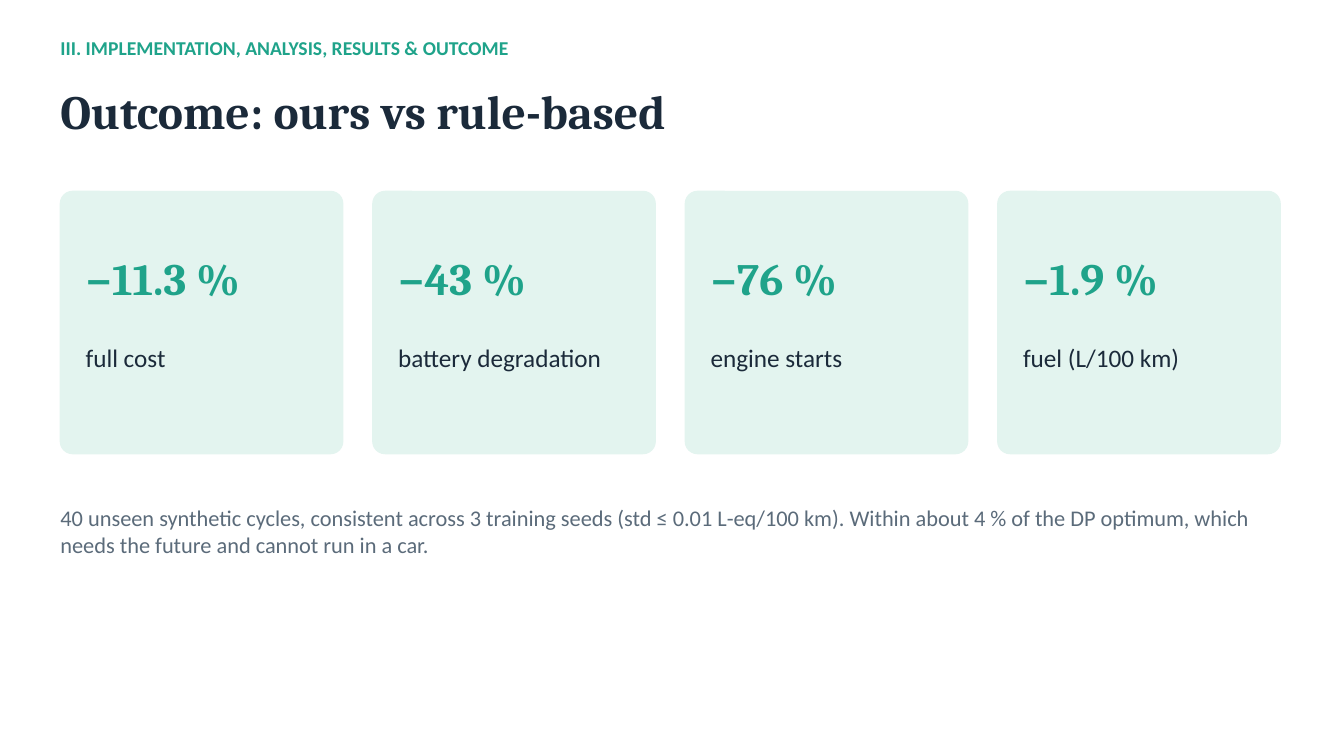
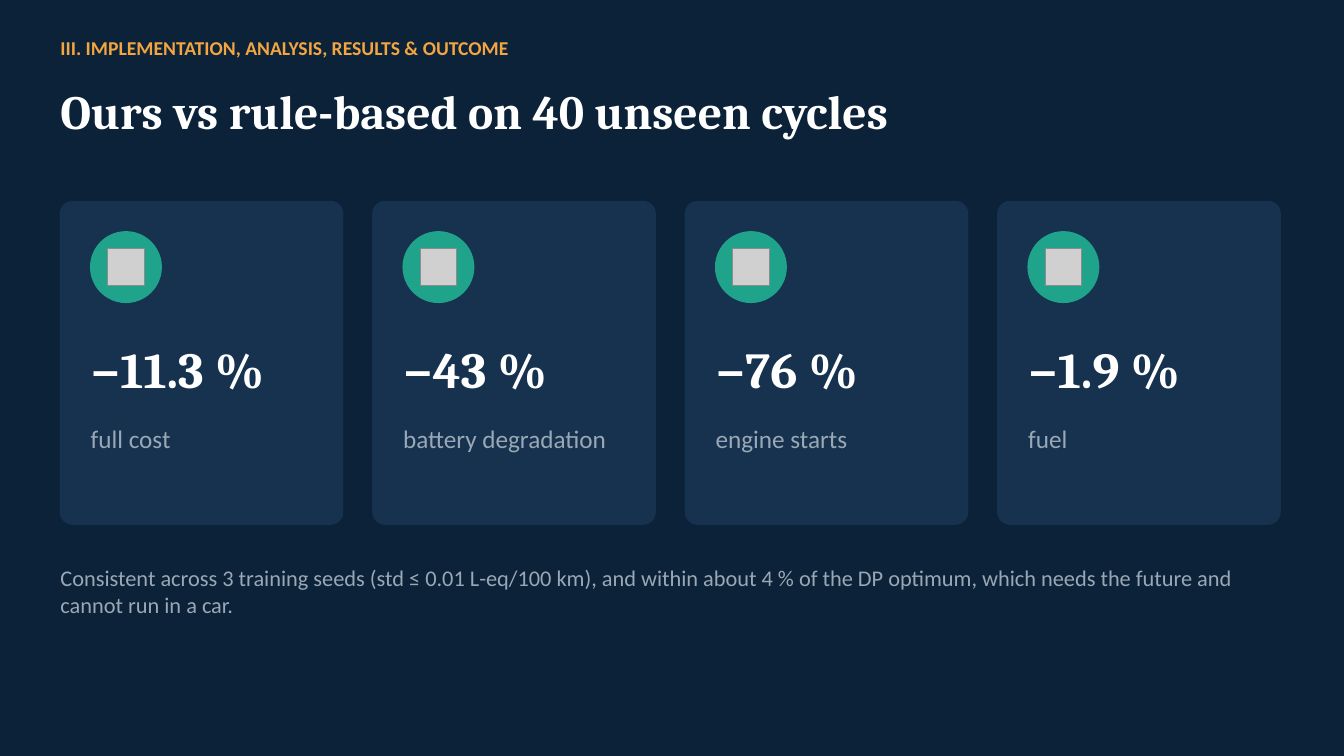
Before and after one commit to Uchihakamal1816/hev-torque-split-drl, a slide deck: slide 6 of HEV_Torque_Split_RL.pptx (slide 7 before the commit). Drawn at 1344x756 pixels with LibreOffice and Linux fonts; fonts in the diff are those of the drawing; grey boxes stand for pictures. Boxes give left, top, right and bottom in pixels: in the first picture for what was removed or moved away, otherwise in the second. Text is boxed around its words. In the diff, an @@ line names an element or a change of style, - is before the commit and + after.

```diff
--- a/HEV_Torque_Split_RL.pptx
+++ b/HEV_Torque_Split_RL.pptx
@@ background #FFFFFF to #0B2239 @@
@@ text "III. IMPLEMENTATION, ANALYSIS, RESULTS & ..." at (60,42,509,58): text colour #1FA38A to #F2A541 @@
@@ text at (60,96,887,140): text changed; text colour #1B2A3A to #FFFFFF @@
-Outcome: ours vs rule-based
+Ours vs rule-based on 40 unseen cycles
@@ rounded rectangle: place and size @@
-rounded rectangle at (60,192,343,454)
+rounded rectangle at (60,202,343,524)
@@ rounded rectangle: place and size @@
-rounded rectangle at (373,192,655,454)
+rounded rectangle at (373,202,655,524)
@@ rounded rectangle: place and size @@
-rounded rectangle at (686,192,968,454)
+rounded rectangle at (686,202,968,524)
@@ fill #E3F4EF to #16324F; outline #E3F4EF 1 pt to #16324F 1 pt; proportions changed in 4 elements at (373,202,655,524), (60,202,343,524), (686,202,968,524), (998,202,1280,524) @@
@@ rounded rectangle: place and size @@
-rounded rectangle at (998,192,1280,454)
+rounded rectangle at (998,202,1280,524)
@@ ellipse added at (91,232,161,302), fill #1FA38A, outline #1FA38A 1 pt @@
@@ ellipse added at (403,232,474,302), fill #1FA38A, outline #1FA38A 1 pt @@
@@ ellipse added at (716,232,786,302), fill #1FA38A, outline #1FA38A 1 pt @@
@@ ellipse added at (1028,232,1099,302), fill #1FA38A, outline #1FA38A 1 pt @@
@@ picture added at (108,249,144,285) @@
@@ picture added at (420,249,457,285) @@
@@ picture added at (733,249,769,285) @@
@@ picture added at (1046,249,1082,285) @@
@@ text "−11.3 %": place and size @@
-text "−11.3 %" at (86,264,187,296)
+text "−11.3 %" at (91,354,204,389)
@@ text "−43 %": place and size @@
-text "−43 %" at (398,264,472,296)
+text "−43 %" at (403,353,486,389)
@@ text "−76 %": place and size @@
-text "−76 %" at (711,265,784,296)
+text "−76 %" at (716,354,798,389)
@@ size 32 to 36 pt, text colour #1FA38A to #FFFFFF in 4 elements at (91,354,204,389), (403,353,486,389), (716,354,798,389), (1028,354,1119,389) @@
@@ text "−1.9 %": place and size @@
-text "−1.9 %" at (1023,264,1104,296)
+text "−1.9 %" at (1028,354,1119,389)
@@ text "full cost": place and size @@
-text "full cost" at (86,349,166,367)
+text "full cost" at (91,430,171,448)
@@ text "battery degradation": place and size @@
-text "battery degradation" at (398,349,601,372)
+text "battery degradation" at (403,430,606,452)
@@ text colour #1B2A3A to #9AA8B5 in 3 elements at (91,430,171,448), (403,430,606,452), (716,431,847,452) @@
@@ text "engine starts": place and size @@
-text "engine starts" at (711,349,842,372)
+text "engine starts" at (716,431,847,452)
@@ text at (1028,430,1067,448): text changed; text colour #1B2A3A to #9AA8B5 @@
-fuel (L/100 km)
+fuel
@@ text at (60,570,1231,613): text changed; text colour #5B6B7A to #9AA8B5 @@
-40 unseen synthetic cycles, consistent across 3 training seeds (std ≤ 0.01 L-eq/100 km). Within about 4 % of the DP optimum, which needs the future and cannot run in a car.
+Consistent across 3 training seeds (std ≤ 0.01 L-eq/100 km), and within about 4 % of the DP optimum, which needs the future and cannot run in a car.
```
Also in this commit, not shown: 8 other slides changed, 3 slides added, 6 slides removed, 1 other file.
